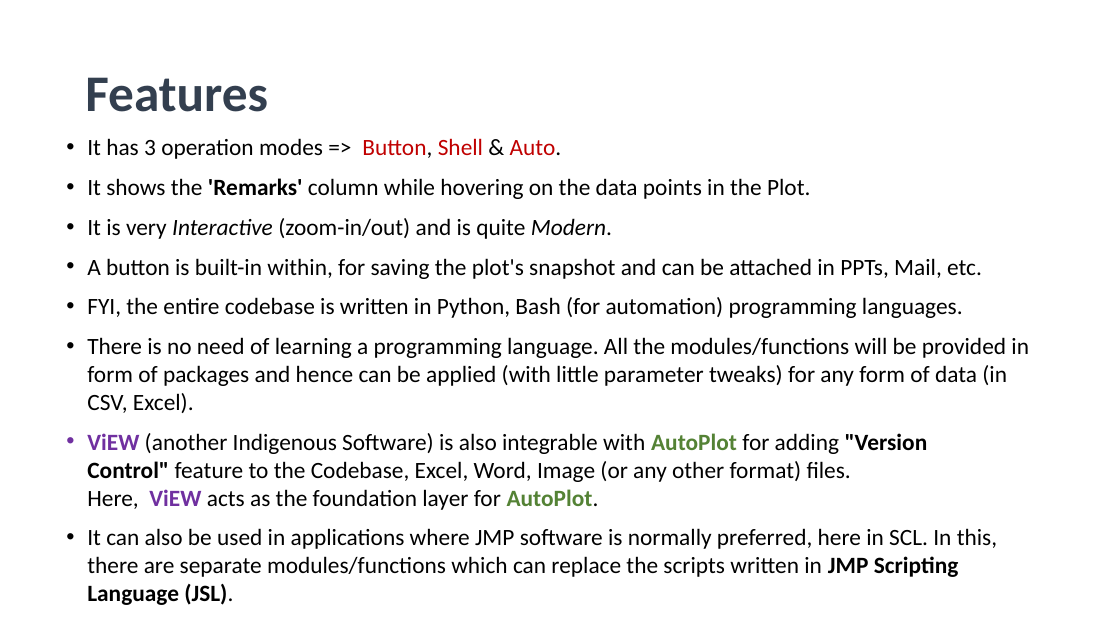
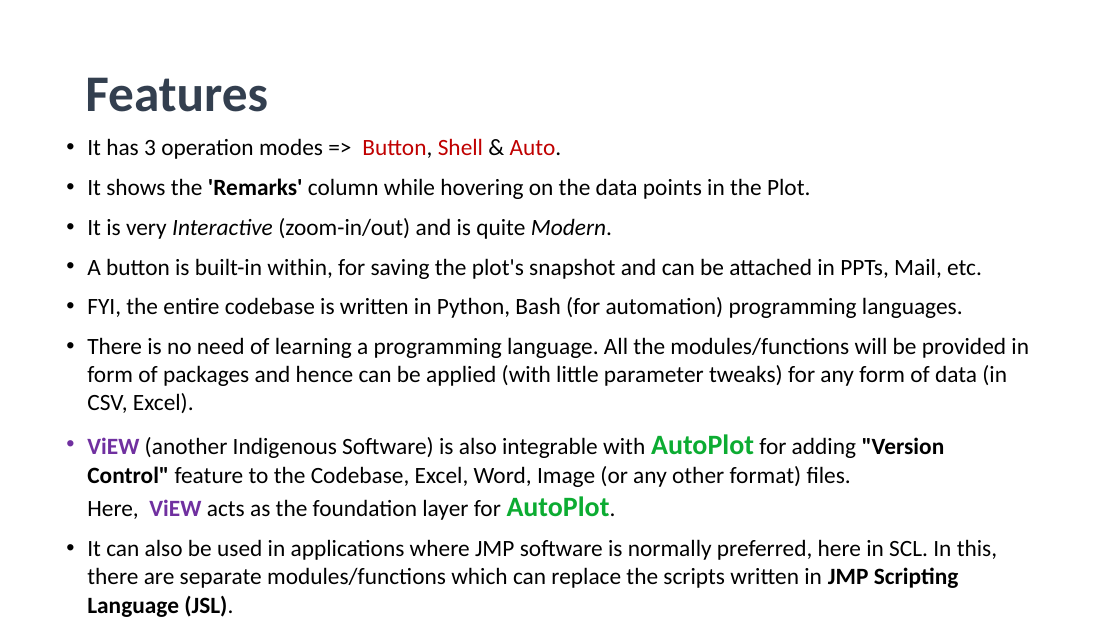
Before and after one commit to abhi3700/AutoPlot, a slide deck: slide 5 of sessions/1/AutoPlot_session_1.pptx. Drawn at 1120x630 pixels with LibreOffice and Linux fonts; fonts in the diff are those of the drawing; background and template pictures are left out. Boxes give left, top, right and bottom in pixels: in the first picture for what was removed or moved away, otherwise in the second. Text is boxed around its words. In the diff, an @@ line names an element or a change of style, - is before the commit and + after.

Commit message:
snippet images added for PPT

```diff
--- a/sessions/1/AutoPlot_session_1.pptx
+++ b/sessions/1/AutoPlot_session_1.pptx
@@ text at (x1=87, y1=434, x2=945, y2=520): size 20 to 24 pt, text colour #548235 to #0CAC32 in "AutoPlot AutoPlot." @@
```
Also in this commit, not shown: 4 other slides changed, 5 slides added, 7 other files.
